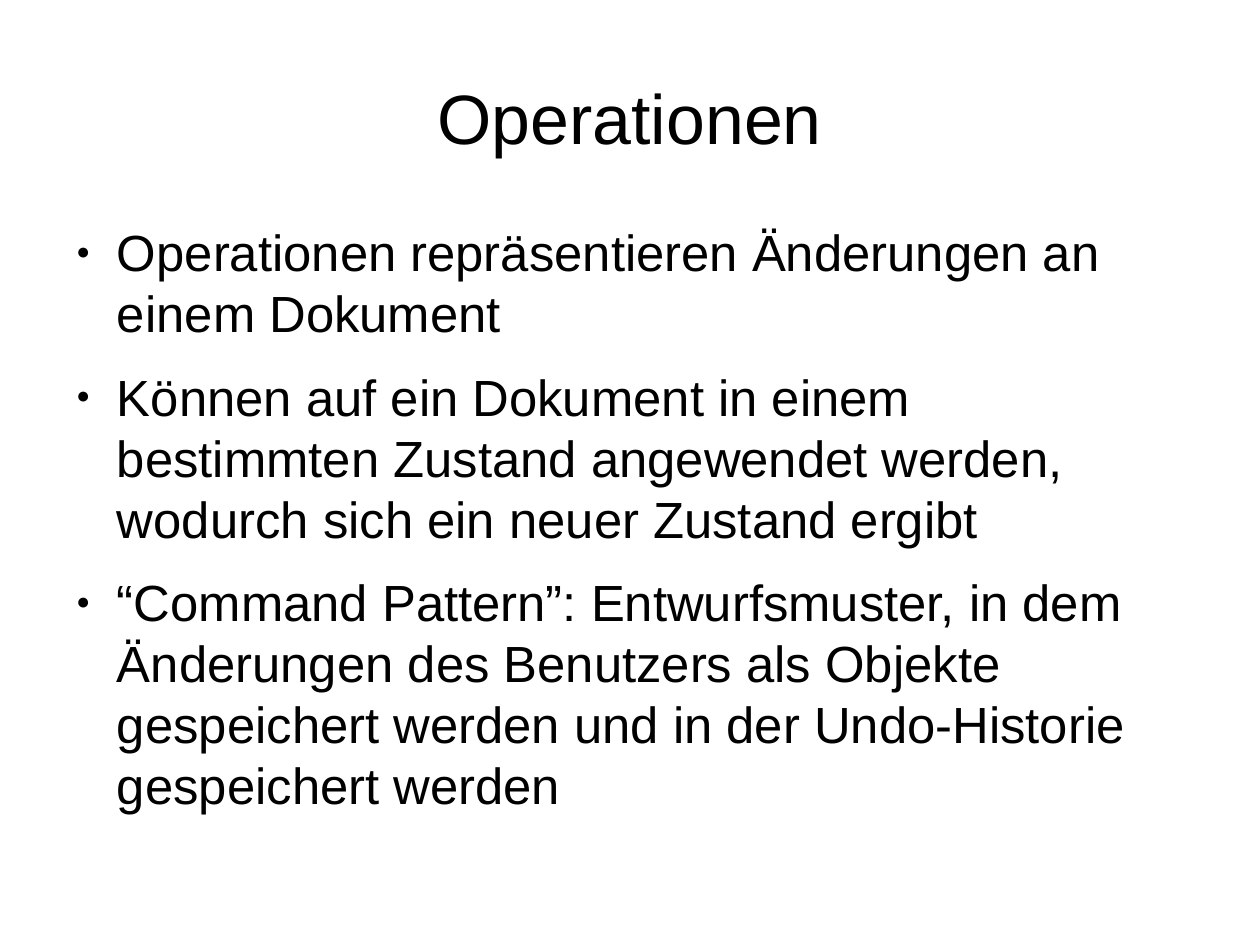
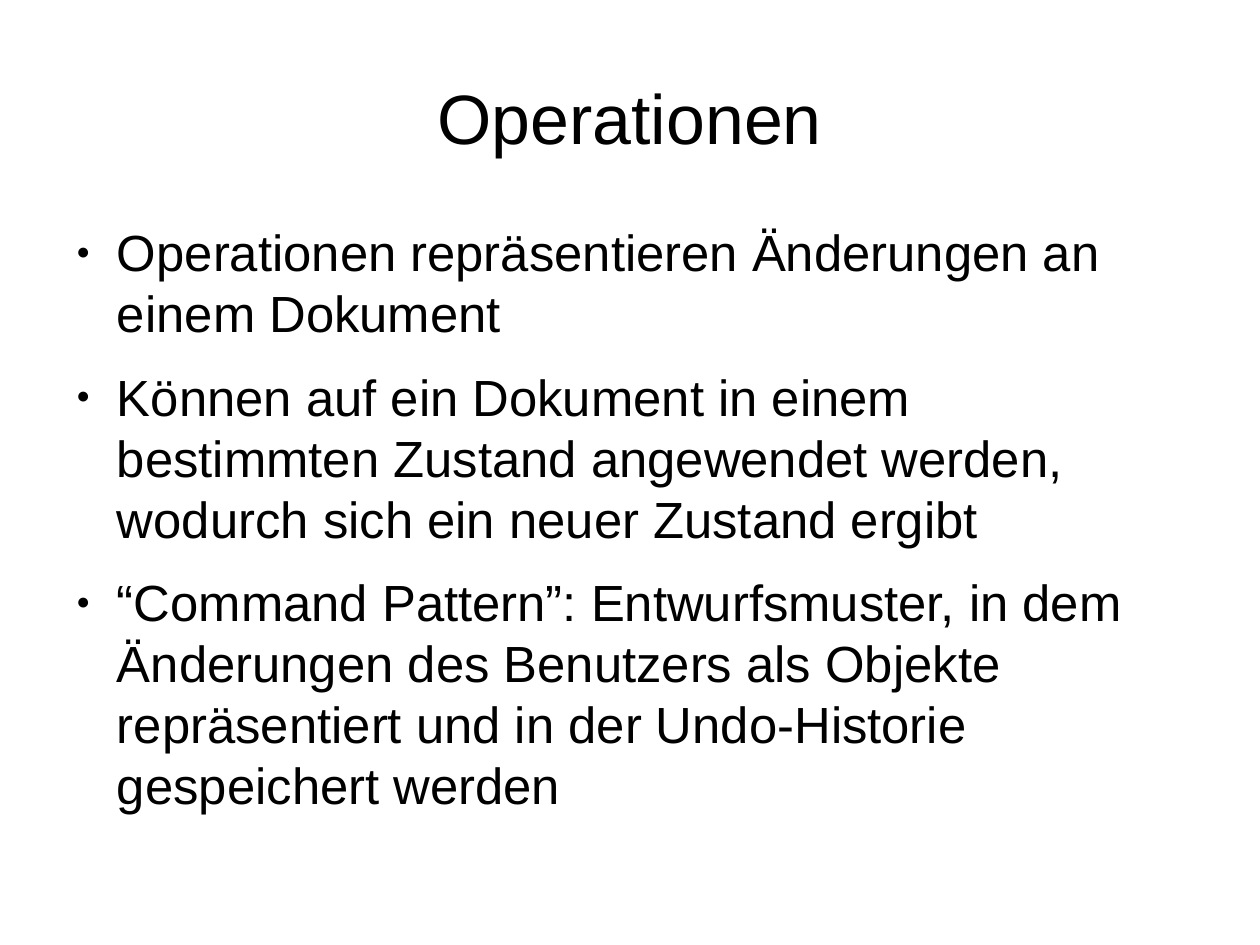
Before and after one commit to timjb/presentations, a slide deck: slide 9 of operational-transformation/operational-transformation.odp. Drawn at 1260x945 pixels with LibreOffice and Linux fonts; fonts in the diff are those of the drawing. Boxes give left, top, right and bottom in pixels: in the first picture for what was removed or moved away, otherwise in the second. Text is boxed around its words. In the diff, an @@ line names an element or a change of style, - is before the commit and + after.

```diff
--- a/operational-transformation/operational-transformation.odp
+++ b/operational-transformation/operational-transformation.odp
@@ text at bbox=[117, 584, 1122, 754]: text changed @@
-● “Command Pattern”: Entwurfsmuster, in dem Änderungen des Benutzers als Objekte gespeichert werden und in der Undo-Historie gespeichert werden
+● “Command Pattern”: Entwurfsmuster, in dem Änderungen des Benutzers als Objekte repräsentiert und in der Undo-Historie gespeichert werden
```
Also in this commit, not shown: 2 other slides changed.
